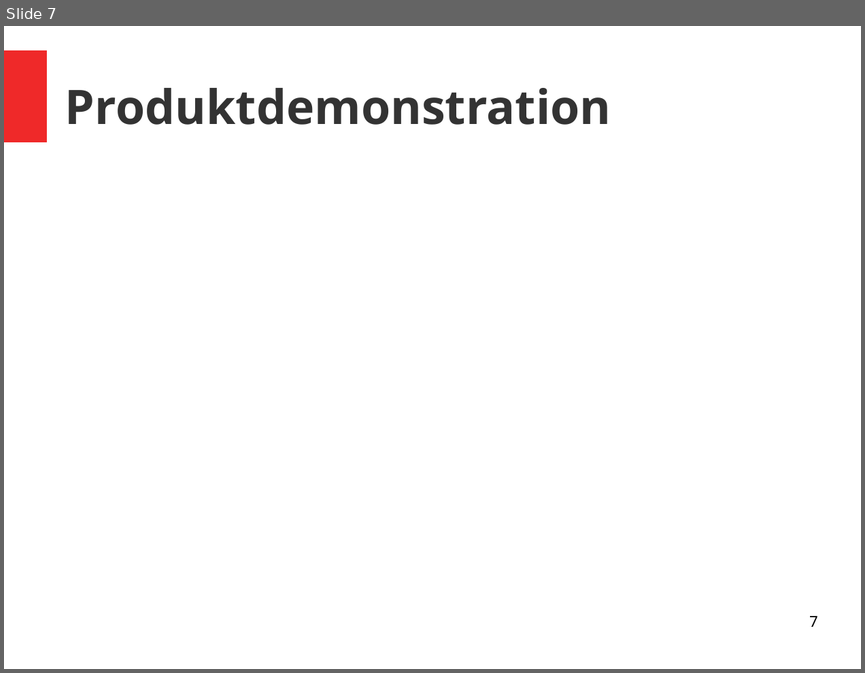
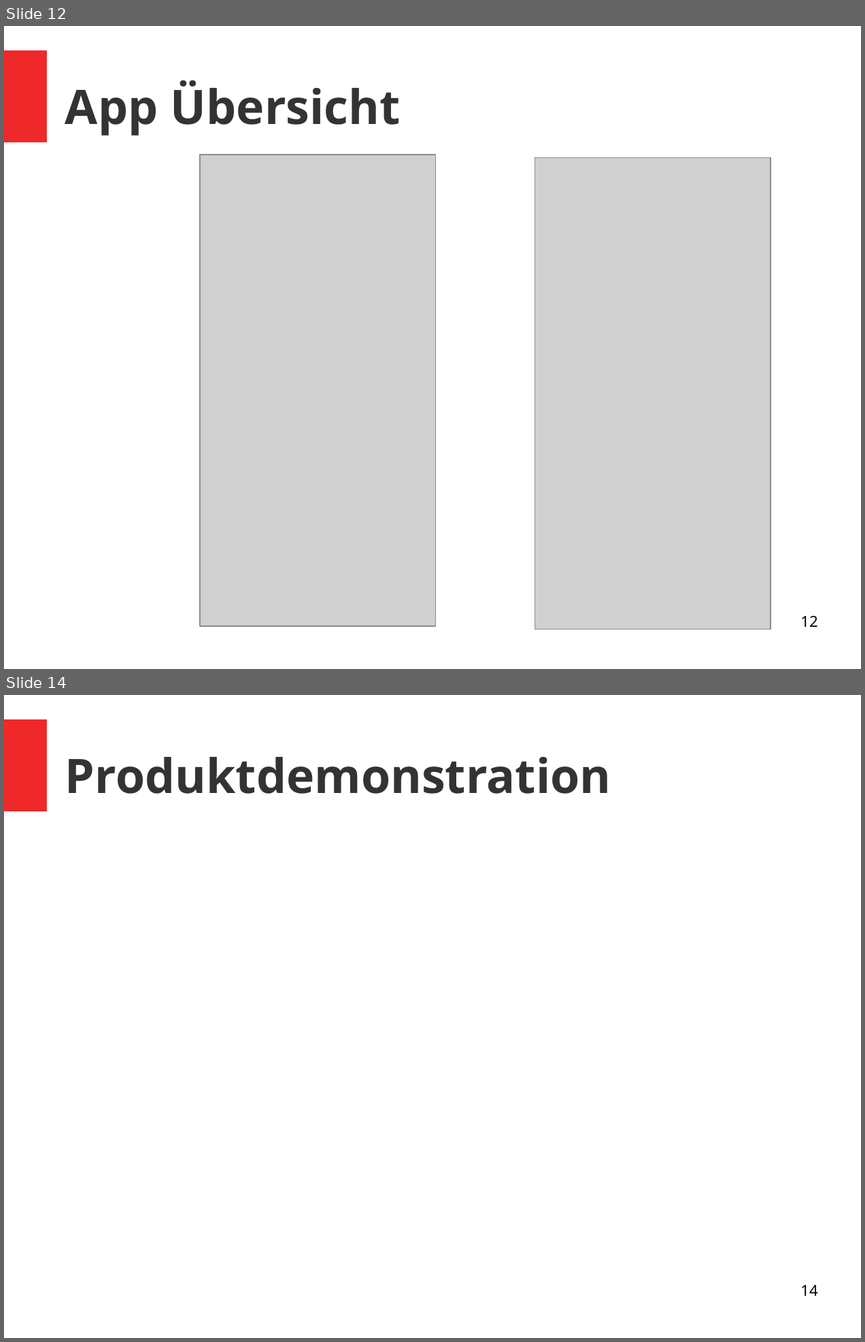
Before and after one commit to vlle1/dokumente-earablesKIT, a slide deck: Abschlusspräsi/Abschlusspräsi.odp. Shown one above the other, each under a label of ours: slide 7 before the commit, slides 12 and 14 after it; the slides between them are not shown. The pictures are 865x673 and 865x1342 pixels, drawn with LibreOffice and Linux fonts; fonts in the diff are those of the drawing; grey boxes stand for pictures. Boxes give left, top, right and bottom in pixels: in the first picture for what was removed or moved away, otherwise in the second. Text is boxed around its words. In the diff, an @@ line names an element or a change of style, - is before the commit and + after.

```diff
--- a/Abschlusspräsi/Abschlusspräsi.odp
+++ b/Abschlusspräsi/Abschlusspräsi.odp
@@ slide 12 added at [4,26,861,669], background #FFFFFF; not listed: 1 template element that a slide beside it also shows @@
@@ title added at [65,80,400,135], 44 pt, text #333333, bold @@
+App Übersicht
@@ picture added at [200,155,436,626] @@
@@ picture added at [535,157,770,628] @@
@@ page number added at [800,616,817,626], 14 pt, text #000000 @@
+12
@@ what was slide 7 is now slide 14 @@
@@ page number at [800,1285,817,1295]: text changed @@
-7
+14
```
Also in this commit, not shown: 7 slides changed, 12 other slides added, 2 slides removed, 7 other files.
